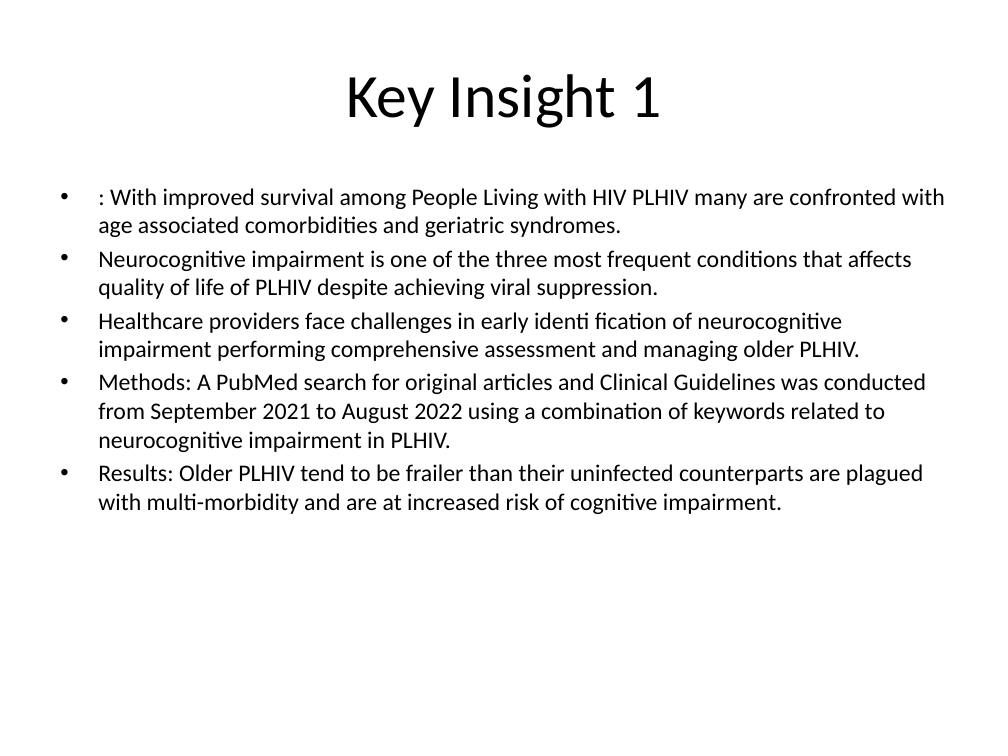
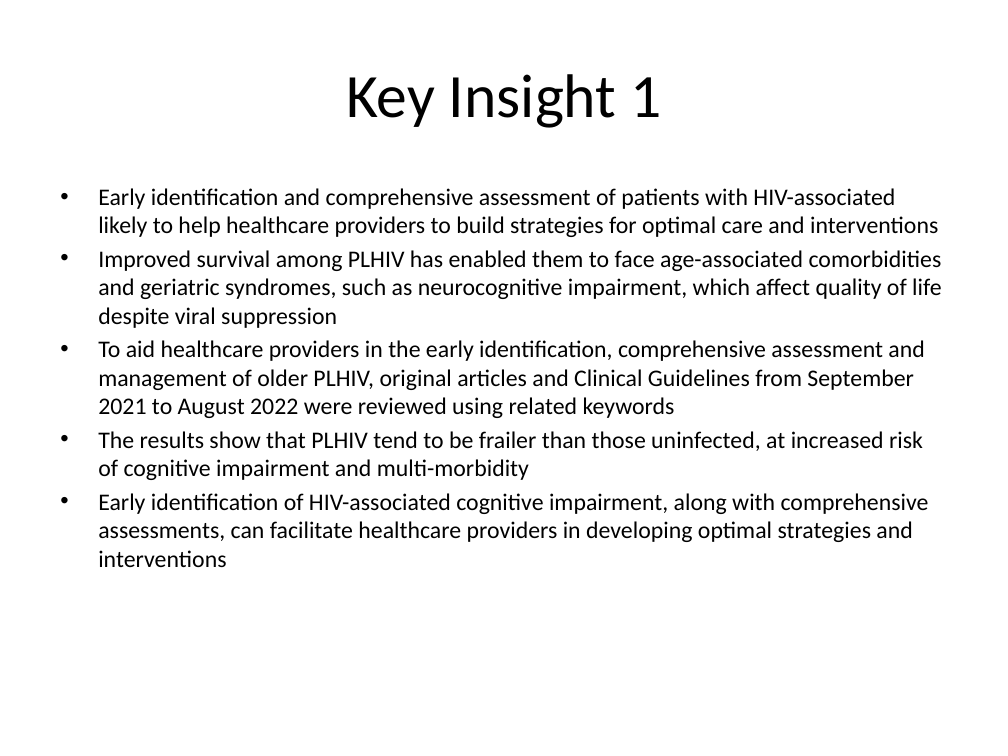
Before and after one commit to RowenTey/lazy-docs, a slide deck: slide 2 of output/research.ppt. Drawn at 1008x756 pixels with LibreOffice and Linux fonts; fonts in the diff are those of the drawing. Boxes give left, top, right and bottom in pixels: in the first picture for what was removed or moved away, otherwise in the second. Text is boxed around its words. In the diff, an @@ line names an element or a change of style, - is before the commit and + after.

```diff
--- a/output/research.ppt
+++ b/output/research.ppt
@@ text at (x1=98, y1=188, x2=942, y2=567): text changed @@
-• : With improved survival among People Living with HIV PLHIV many are confronted with age associated comorbidities and geriatric syndromes.
-• Neurocognitive impairment is one of the three most frequent conditions that affects quality of life of PLHIV despite achieving viral suppression.
-• Healthcare providers face challenges in early identi ﬁcation of neurocognitive impairment performing comprehensive assessment and managing older PLHIV.
-• Methods: A PubMed search for original articles and Clinical Guidelines was conducted from September 2021 to August 2022 using a combination of keywords related to neurocognitive impairment in PLHIV.
-• Results: Older PLHIV tend to be frailer than their uninfected counterparts are plagued with multi-morbidity and are at increased risk of cognitive impairment.
+• Early identification and comprehensive assessment of patients with HIV-associated likely to help healthcare providers to build strategies for optimal care and interventions
+• Improved survival among PLHIV has enabled them to face age-associated comorbidities and geriatric syndromes, such as neurocognitive impairment, which affect quality of life despite viral suppression
+• To aid healthcare providers in the early identification, comprehensive assessment and management of older PLHIV, original articles and Clinical Guidelines from September 2021 to August 2022 were reviewed using related keywords
+• The results show that PLHIV tend to be frailer than those uninfected, at increased risk of cognitive impairment and multi-morbidity
+• Early identification of HIV-associated cognitive impairment, along with comprehensive assessments, can facilitate healthcare providers in developing optimal strategies and interventions
```
Also in this commit, not shown: 5 other slides changed, 1 slide added, 1 slide removed, 9 other files.
